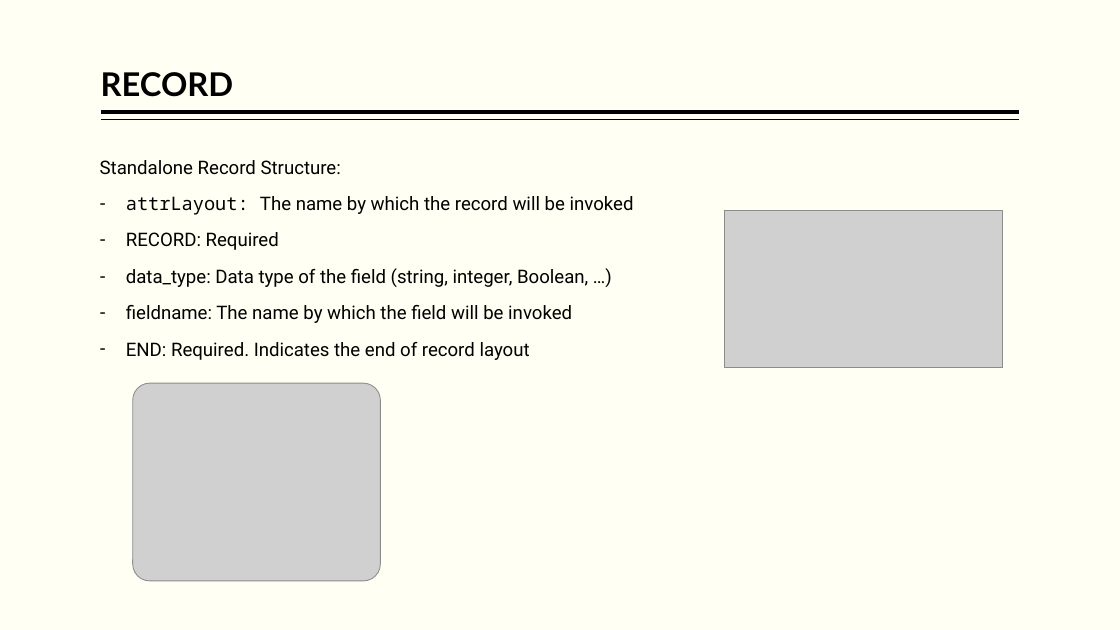
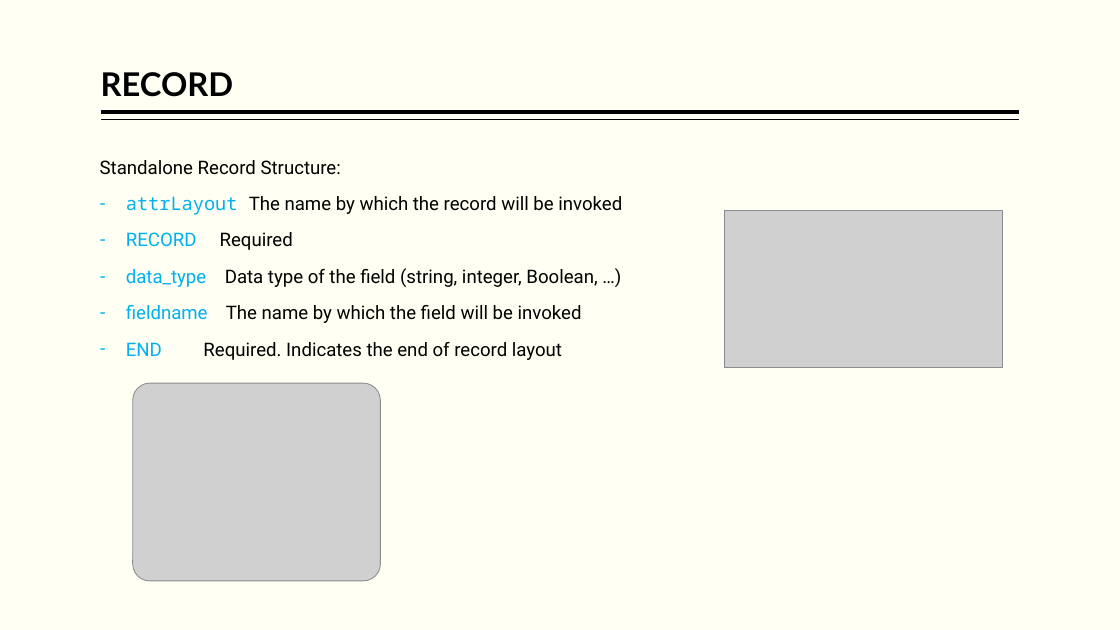
Before and after one commit to hpccsystems-solutions-lab/ScheduledFlights-Workshop, a slide deck: slide 49 of BigData-ECL.pptx (slide 47 before the commit). Drawn at 1120x630 pixels with LibreOffice and Linux fonts; fonts in the diff are those of the drawing; grey boxes stand for pictures. Boxes give left, top, right and bottom in pixels: in the first picture for what was removed or moved away, otherwise in the second. Text is boxed around its words. In the diff, an @@ line names an element or a change of style, - is before the commit and + after.

```diff
--- a/BigData-ECL.pptx
+++ b/BigData-ECL.pptx
@@ text at [126, 196, 622, 360]: text changed @@
-– attrLayout: The name by which the record will be invoked
-– RECORD: Required
-– data_type: Data type of the field (string, integer, Boolean, …)
-– fieldname: The name by which the field will be invoked
-– END: Required. Indicates the end of record layout
+– attrLayout The name by which the record will be invoked
+– RECORD Required
+– data_type Data type of the field (string, integer, Boolean, …)
+– fieldname The name by which the field will be invoked
+– END Required. Indicates the end of record layout
```
Also in this commit, not shown: 15 other slides changed, 3 slides added, 1 slide removed, 6 other files.
